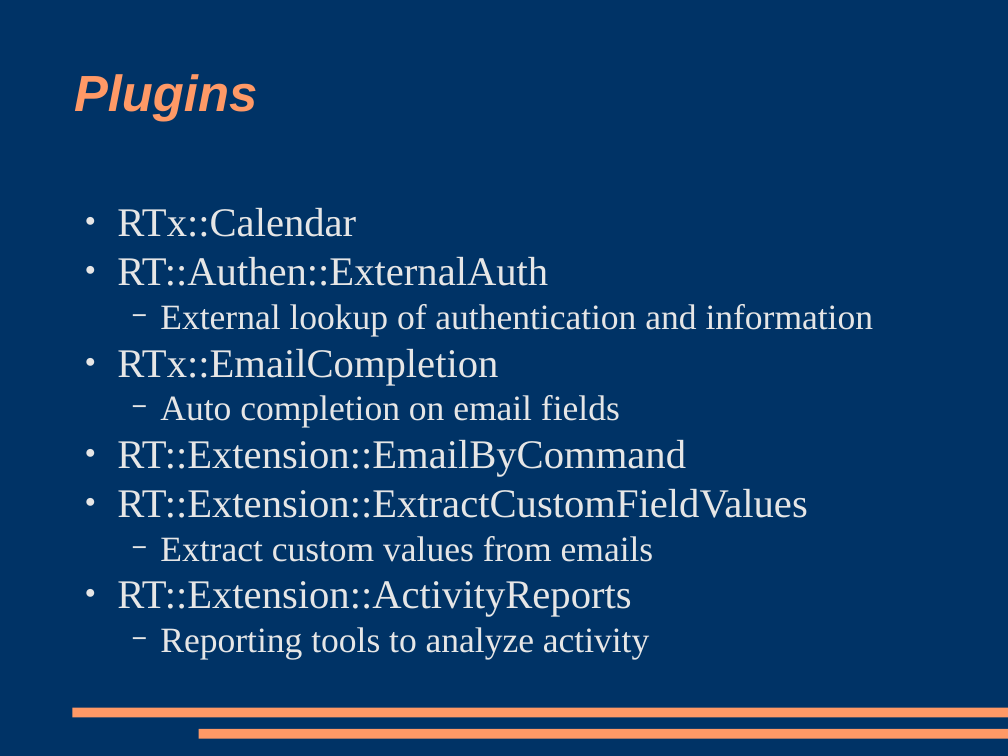
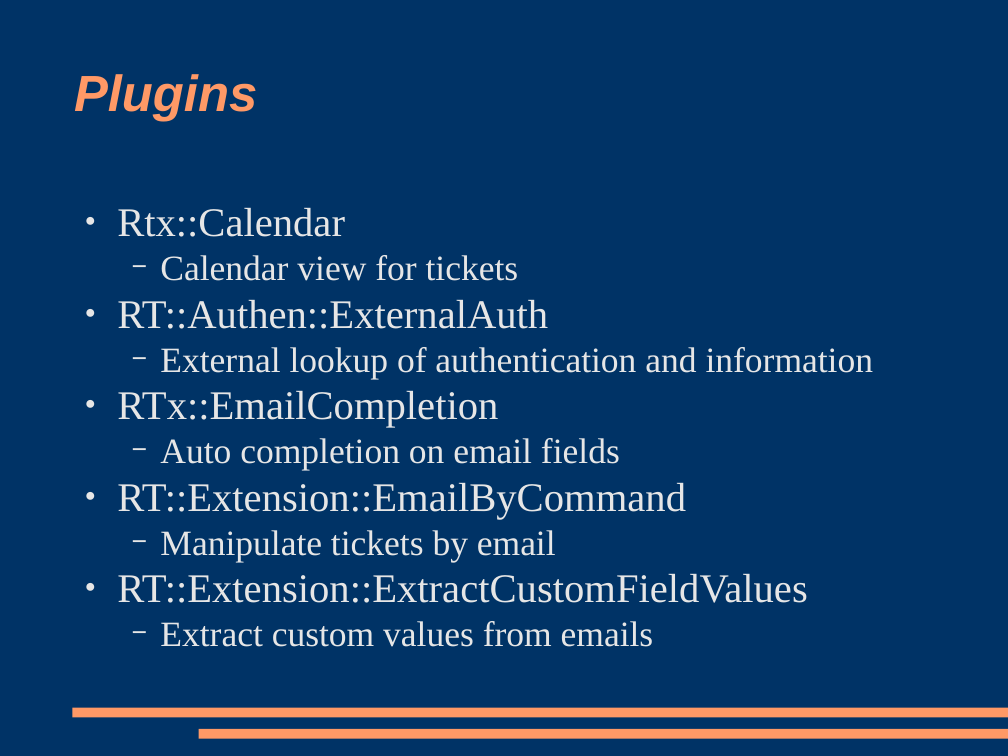
Before and after one commit to racke/Presentations, a slide deck: slide 27 of npw2009/rt38.odp (slide 26 before the commit). Drawn at 1008x756 pixels with LibreOffice and Linux fonts; fonts in the diff are those of the drawing. Boxes give left, top, right and bottom in pixels: in the first picture for what was removed or moved away, otherwise in the second. Text is boxed around its words. In the diff, an @@ line names an element or a change of style, - is before the commit and + after.

```diff
--- a/npw2009/rt38.odp
+++ b/npw2009/rt38.odp
@@ text at (x1=117, y1=207, x2=519, y2=281): text changed; size 32 to 28 pt @@
-● RTx::Calendar
+● Rtx::Calendar
+  − Calendar view for tickets
@@ text at (x1=160, y1=530, x2=556, y2=561): paragraph added @@
+  − Manipulate tickets by email
@@ text at (x1=117, y1=581, x2=649, y2=659): paragraphs removed @@
-● RT::Extension::ActivityReports
-  − Reporting tools to analyze activity
```
Also in this commit, not shown: 3 other slides changed, 4 slides added, 1 slide removed, 1 other file.
